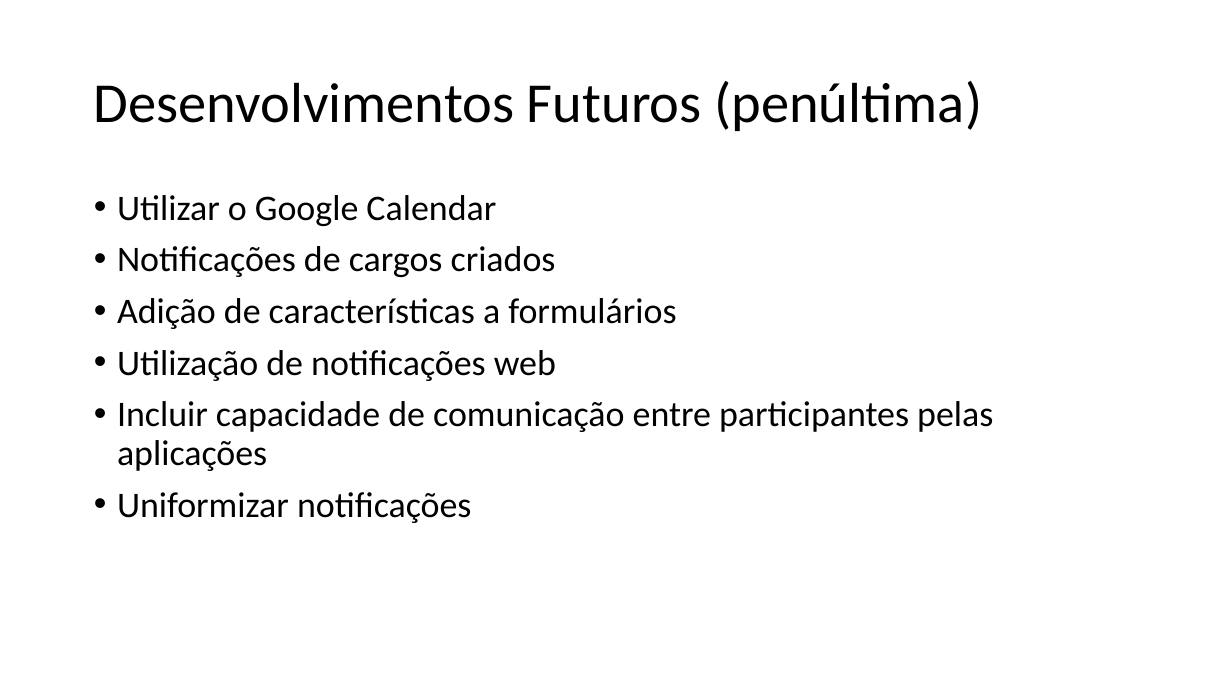
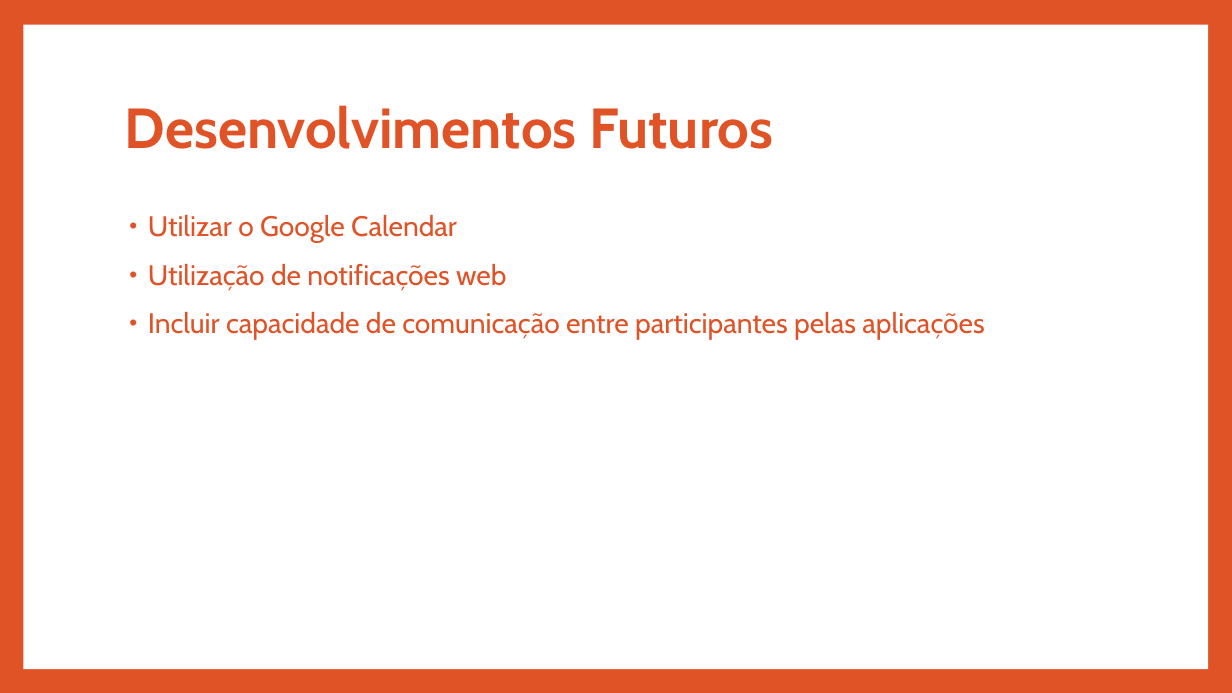
Before and after one commit to A40278/ps_20172018, a slide deck: slide 19 of Appresentação/Appresentacao.pptx. Drawn at 1232x693 pixels with LibreOffice and Linux fonts; fonts in the diff are those of the drawing. Boxes give left, top, right and bottom in pixels: in the first picture for what was removed or moved away, otherwise in the second. Text is boxed around its words. In the diff, an @@ line names an element or a change of style, - is before the commit and + after.

```diff
--- a/Appresentação/Appresentacao.pptx
+++ b/Appresentação/Appresentacao.pptx
@@ background #FFFFFF to #DF5327 @@
@@ rectangle added at bbox=[23, 25, 1208, 669], fill #FFFFFF @@
@@ title at bbox=[125, 105, 773, 149]: text changed; font Calibri to Cabin; text colour #000000 to #DF5327; bold on @@
-Desenvolvimentos Futuros (penúltima)
+Desenvolvimentos Futuros
@@ text "Utilizar o Google Calendar": place and size @@
-text "Utilizar o Google Calendar" at bbox=[117, 195, 993, 523]
+text "Utilizar o Google Calendar" at bbox=[148, 215, 984, 340]
@@ text "Utilizar o Google Calendar" at bbox=[148, 215, 984, 340]: size 28 to 22 pt, font Calibri to Cabin, text colour #000000 to #DF5327; indent changed; more space between paragraphs @@
@@ text at bbox=[117, 246, 676, 329]: paragraphs removed @@
-• Notificações de cargos criados
-• Adição de características a formulários
@@ text at bbox=[117, 492, 471, 523]: paragraph removed @@
-• Uniformizar notificações
```
Also in this commit, not shown: 15 other slides changed, 4 slides added, 4 slides removed, 3 other files.
